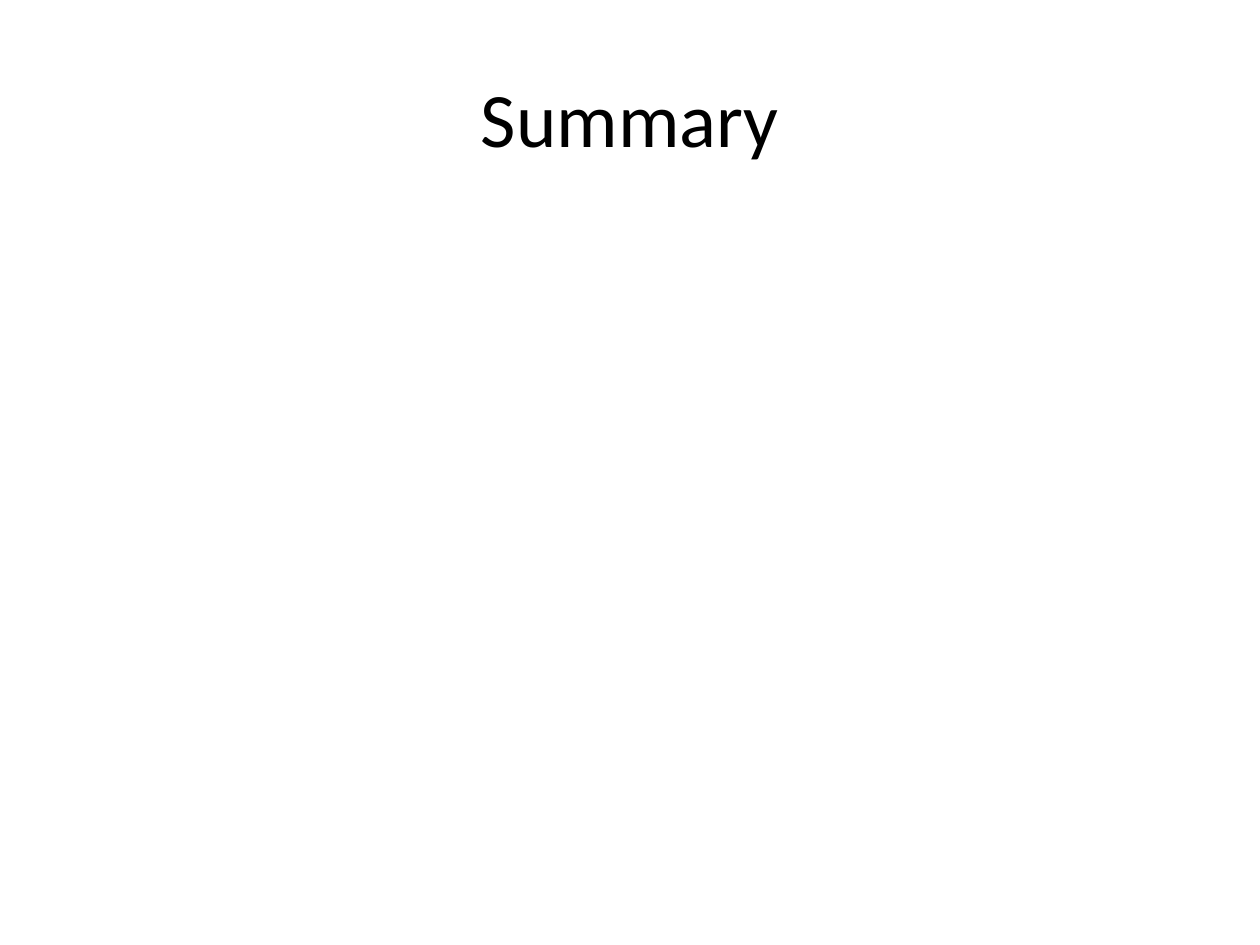
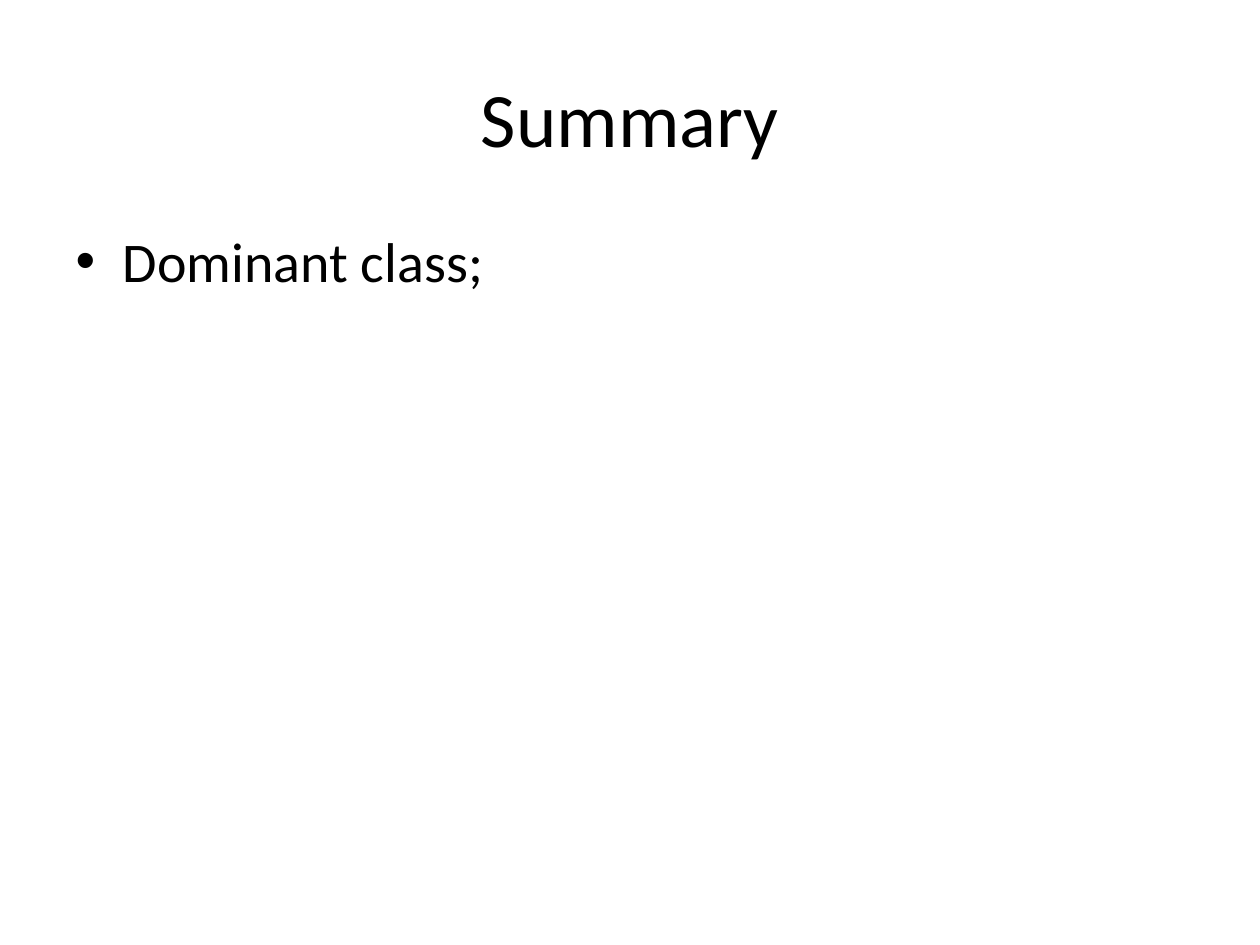
Before and after one commit to ppegusii/cs689-final, a slide deck: slide 14 of doc/slides.pptx (slide 8 before the commit). Drawn at 1260x945 pixels with LibreOffice and Linux fonts; fonts in the diff are those of the drawing. Boxes give left, top, right and bottom in pixels: in the first picture for what was removed or moved away, otherwise in the second. Text is boxed around its words. In the diff, an @@ line names an element or a change of style, - is before the commit and + after.

```diff
--- a/doc/slides.pptx
+++ b/doc/slides.pptx
@@ text added at box(123, 243, 483, 289), 32 pt, text #000000 @@
+• Dominant class;
```
Also in this commit, not shown: 5 other slides changed, 6 slides added.
